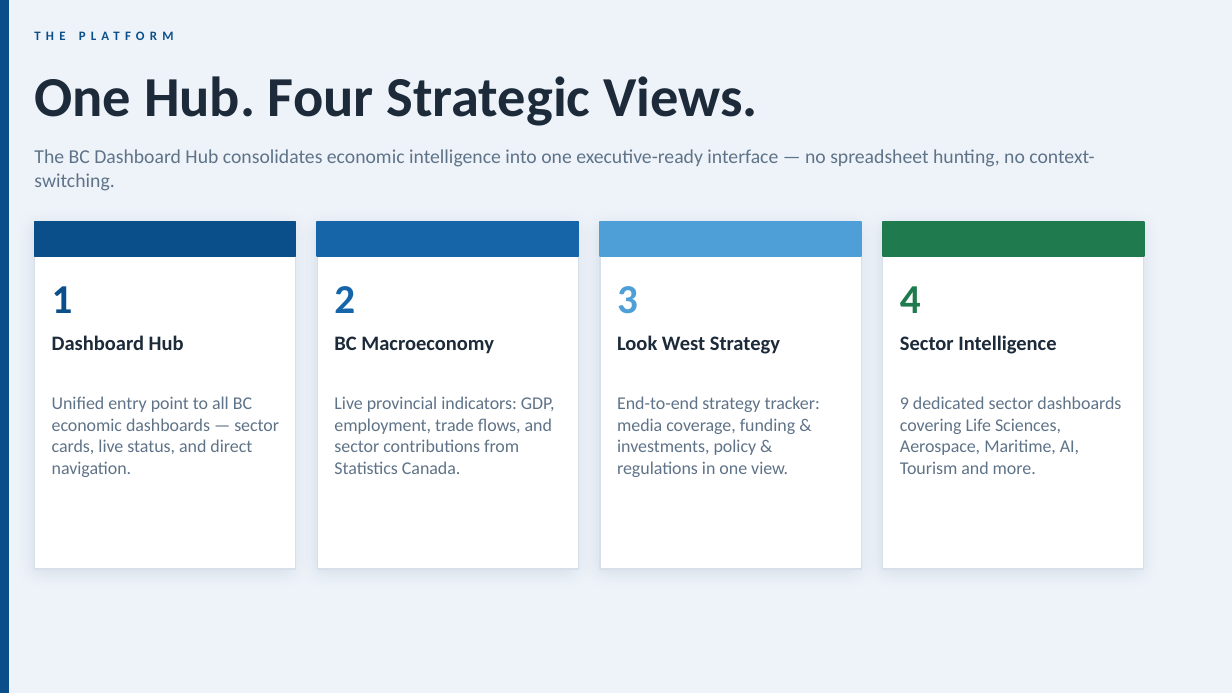
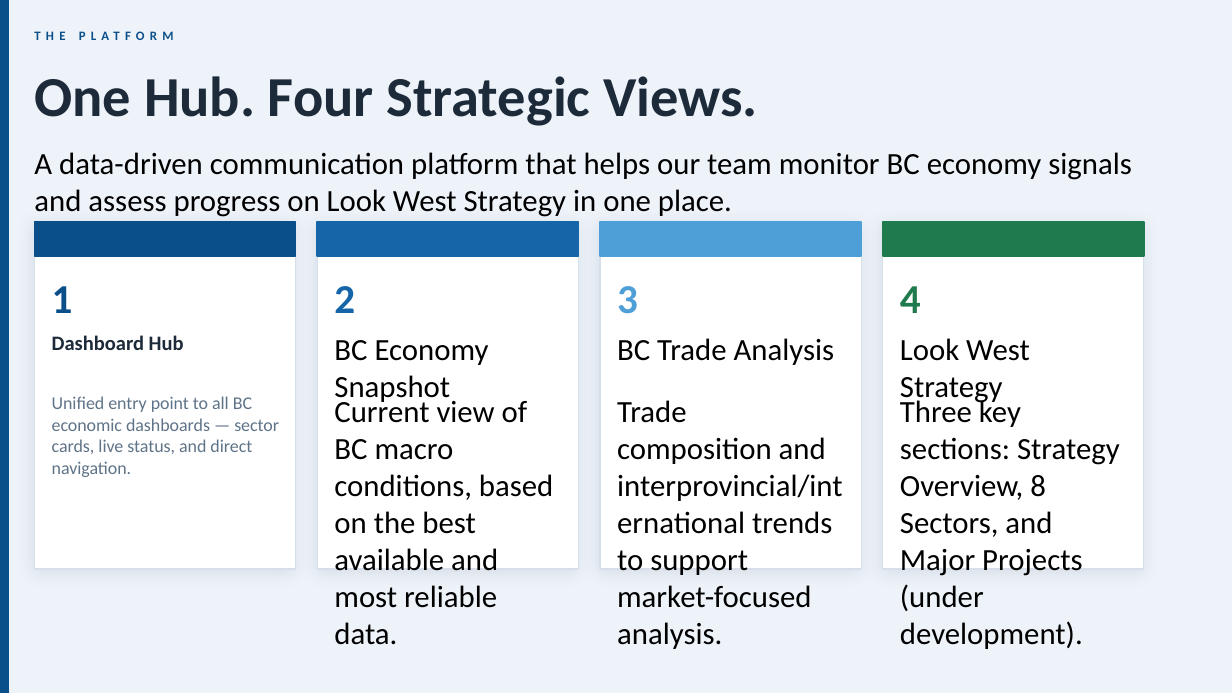
Before and after one commit to bcgov/BCLS, a slide deck: slide 2 of BC_Insights_Dashboard.pptx. Drawn at 1232x693 pixels with LibreOffice and Linux fonts; fonts in the diff are those of the drawing. Boxes give left, top, right and bottom in pixels: in the first picture for what was removed or moved away, otherwise in the second. Text is boxed around its words. In the diff, an @@ line names an element or a change of style, - is before the commit and + after.

```diff
--- a/BC_Insights_Dashboard.pptx
+++ b/BC_Insights_Dashboard.pptx
@@ text at box(34, 152, 1132, 217): text changed; size 11.5 to 18 pt; text colour #5F7388 to #000000 @@
-The BC Dashboard Hub consolidates economic intelligence into one executive-ready interface — no spreadsheet hunting, no context-switching.
+A data-driven communication platform that helps our team monitor BC economy signals and assess progress on Look West Strategy in one place.
@@ text at box(334, 340, 489, 406): text changed; size 12 to 18 pt; text colour #1C2A39 to #000000; bold off @@
-BC Macroeconomy
+BC Economy Snapshot
@@ text at box(617, 338, 835, 365): text changed; size 12 to 18 pt; text colour #1C2A39 to #000000; bold off @@
-Look West Strategy
+BC Trade Analysis
@@ text at box(900, 338, 1030, 406): text changed; size 12 to 18 pt; text colour #1C2A39 to #000000; bold off @@
-Sector Intelligence
+Look West Strategy
@@ text at box(334, 396, 553, 645): text changed; size 10.5 to 18 pt; text colour #5F7388 to #000000 @@
-Live provincial indicators: GDP, employment, trade flows, and sector contributions from Statistics Canada.
+Current view of BC macro conditions, based on the best available and most reliable data.
@@ text at box(617, 400, 842, 649): text changed; size 10.5 to 18 pt; text colour #5F7388 to #000000 @@
-End-to-end strategy tracker: media coverage, funding & investments, policy & regulations in one view.
+Trade composition and interprovincial/international trends to support market-focused analysis.
@@ text at box(900, 396, 1120, 649): text changed; size 10.5 to 18 pt; text colour #5F7388 to #000000 @@
-9 dedicated sector dashboards covering Life Sciences, Aerospace, Maritime, AI, Tourism and more.
+Three key sections: Strategy Overview, 8 Sectors, and Major Projects (under development).
```
Also in this commit, not shown: 5 other slides changed, 1 slide added, 1 slide removed, 1 other file.
